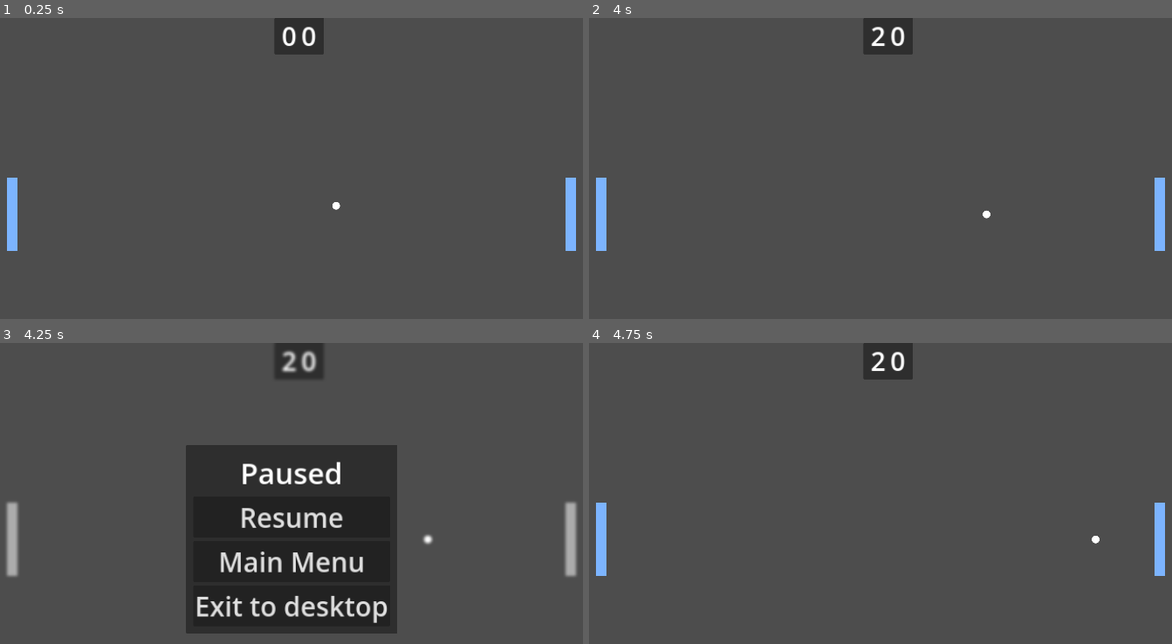
Above: before the commit, frames 1-4 (two rows, left to right).
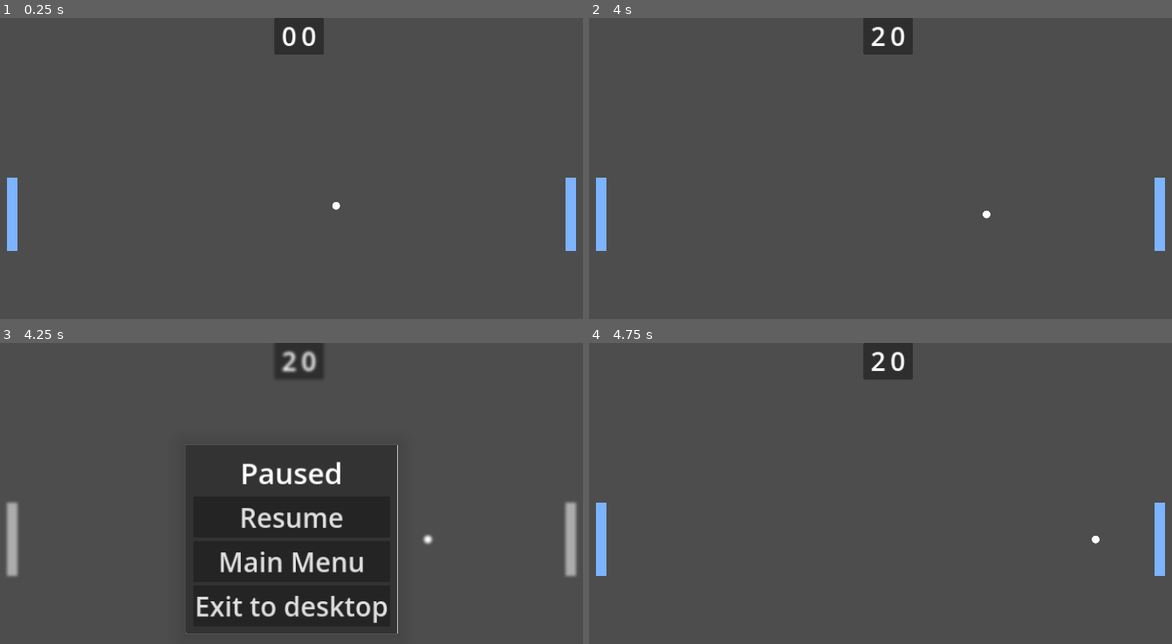
Above: after the commit, the same moments.

Repository: Telokis/MyPong
Game: Godot game, scene res://Scenes/Game/game.tscn
Same seed, same stepped clock (60 frames per second), same inputs: the game is played once before the commit and once after it.
Inputs:
- Up to frame 1 (0.25 s): no input
- Up to frame 2 (4 s): tap Enter at 0.5, 3.5 s; tap Space at 2 s
- Up to frame 3 (4.25 s): tap Escape (pause) at 4.15 s
- Up to frame 4 (4.75 s): click "Resume" at 4.25 s

Frames 1-2 are identical in both runs. In frame 3, less than 0.1% of the frame differs, in the area x 31-69%, y 33-97%; in frame 4, nothing differs.

Commit message:
RootPanelContainer

Diff:
--- a/ui/ConfirmModal/confirm_modal.tscn
+++ b/ui/ConfirmModal/confirm_modal.tscn
@@ -1,21 +1,16 @@
-[gd_scene load_steps=4 format=3 uid="uid://ci0lql3qqjhfx"]
+[gd_scene load_steps=5 format=3 uid="uid://ci0lql3qqjhfx"]
 
 [ext_resource type="Theme" uid="uid://cw45l3bp8f0il" path="res://ui/Themes/my_theme.tres" id="1_3ofst"]
 [ext_resource type="Script" path="res://ui/ConfirmModal/confirm_modal.gd" id="1_we5ad"]
+[ext_resource type="Shader" path="res://ui/PauseMenu/blur.gdshader" id="1_wfndm"]
 
-[sub_resource type="StyleBoxFlat" id="StyleBoxFlat_0jiic"]
-bg_color = Color(0.201527, 0.201527, 0.201527, 1)
-border_width_left = 1
-border_width_top = 1
-border_width_right = 1
-border_width_bottom = 1
-corner_radius_bottom_left = 3
-shadow_color = Color(0, 0, 0, 0.097)
-shadow_size = 20
-shadow_offset = Vector2(0, 2)
+[sub_resource type="ShaderMaterial" id="ShaderMaterial_8a6vb"]
+shader = ExtResource("1_wfndm")
+shader_parameter/lod = 1.0
 
 [node name="ConfirmModal" type="ColorRect"]
 process_mode = 3
+material = SubResource("ShaderMaterial_8a6vb")
 anchors_preset = 15
 anchor_right = 1.0
 anchor_bottom = 1.0
@@ -39,7 +34,8 @@
 offset_bottom = 135.5
 grow_horizontal = 2
 grow_vertical = 2
-theme_override_styles/panel = SubResource("StyleBoxFlat_0jiic")
+theme = ExtResource("1_3ofst")
+theme_type_variation = &"RootPanelContainer"
 
 [node name="VBoxContainer" type="VBoxContainer" parent="PanelContainer"]
 layout_mode = 2
--- a/ui/PauseMenu/pause_menu.tscn
+++ b/ui/PauseMenu/pause_menu.tscn
@@ -12,6 +12,9 @@
 [node name="PauseMenu" type="CanvasLayer"]
 process_mode = 2
 script = ExtResource("1_d2108")
+
+[node name="BackBufferCopy1" type="BackBufferCopy" parent="."]
+copy_mode = 2
 
 [node name="Control" type="ColorRect" parent="."]
 material = SubResource("ShaderMaterial_b3xd4")
@@ -35,6 +38,8 @@
 offset_bottom = 195.0
 grow_horizontal = 2
 grow_vertical = 2
+theme = ExtResource("1_su71u")
+theme_type_variation = &"RootPanelContainer"
 
 [node name="MarginContainer" type="MarginContainer" parent="Control/PanelContainer"]
 layout_mode = 2
@@ -80,6 +85,9 @@
 theme_type_variation = &"HugeButton"
 text = "Exit to desktop"
 
+[node name="BackBufferCopy2" type="BackBufferCopy" parent="."]
+copy_mode = 2
+
 [node name="ConfirmModal" parent="." instance=ExtResource("4_jvunp")]
 unique_name_in_owner = true
 visible = false
--- a/ui/Themes/my_theme.tres
+++ b/ui/Themes/my_theme.tres
@@ -49,6 +49,20 @@
 border_width_right = 1
 border_width_bottom = 1
 
+[sub_resource type="StyleBoxFlat" id="StyleBoxFlat_0jiic"]
+bg_color = Color(0.201527, 0.201527, 0.201527, 1)
+border_width_left = 1
+border_width_top = 1
+border_width_right = 1
+border_width_bottom = 1
+corner_radius_bottom_left = 3
+shadow_color = Color(0, 0, 0, 0.097)
+shadow_size = 50
+shadow_offset = Vector2(0, 5)
+
+[sub_resource type="StyleBoxFlat" id="StyleBoxFlat_qt4jv"]
+bg_color = Color(0, 0, 0, 0.196078)
+
 [resource]
 GreenButton/base_type = &"Button"
 GreenButton/font_sizes/font_size = 50
@@ -68,3 +82,7 @@
 RedButton/styles/hover = SubResource("StyleBoxFlat_ckbx4")
 RedButton/styles/normal = SubResource("StyleBoxFlat_8nmjf")
 RedButton/styles/pressed = SubResource("StyleBoxFlat_hdxot")
+RootPanelContainer/base_type = &"PanelContainer"
+RootPanelContainer/styles/panel = SubResource("StyleBoxFlat_0jiic")
+ShadowPanelContainer/base_type = &"PanelContainer"
+ShadowPanelContainer/styles/panel = SubResource("StyleBoxFlat_qt4jv")
Not shown: 1 places in ui/Themes/my_theme.tres that only renumber resources
